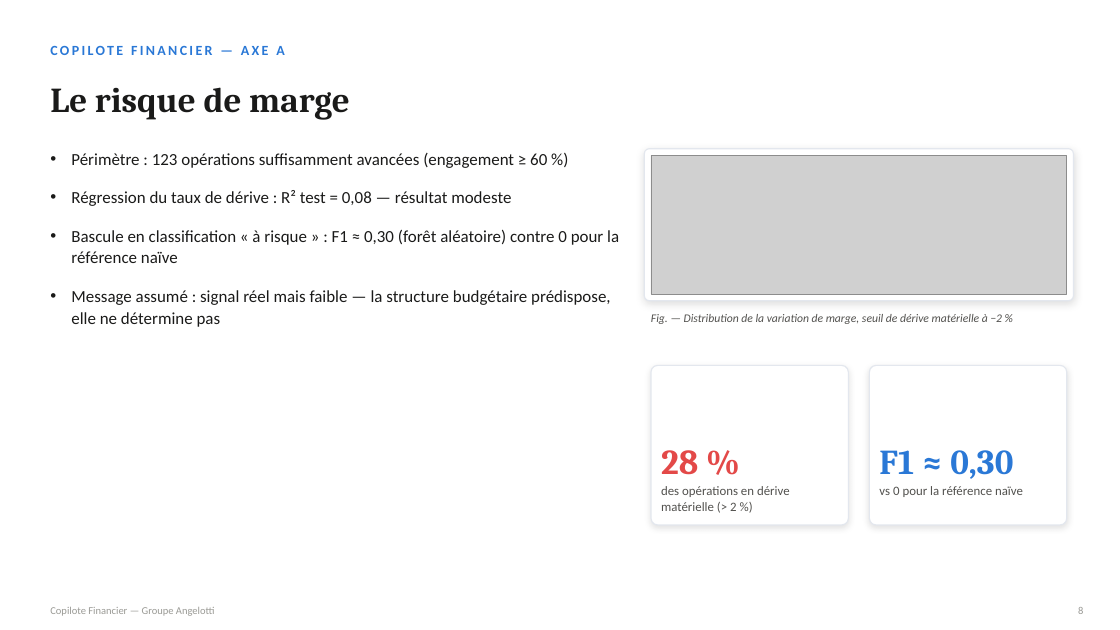
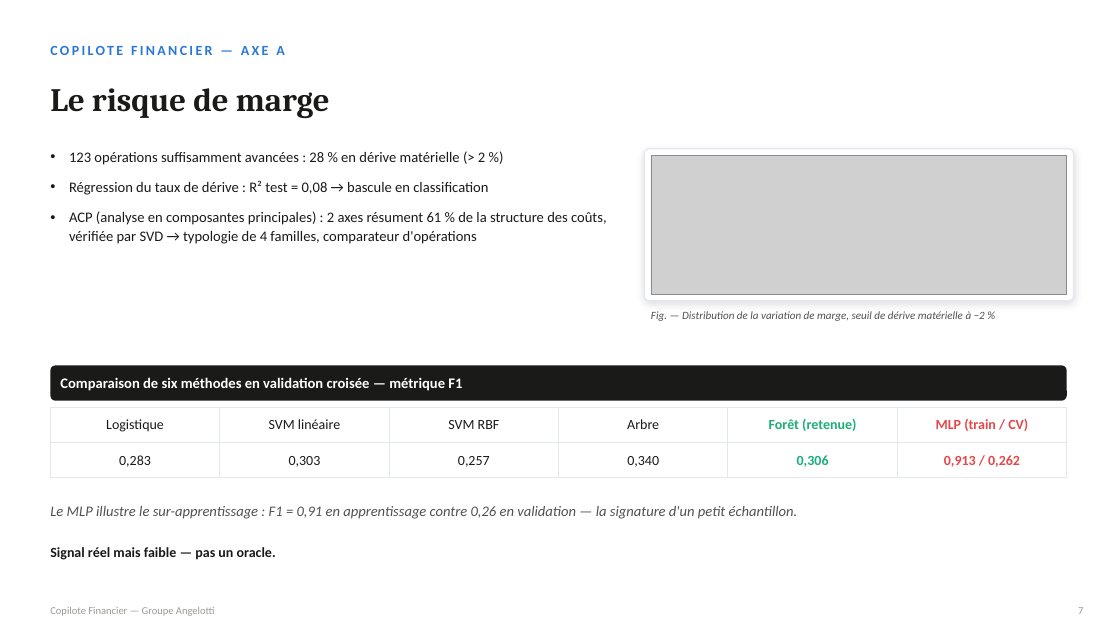
Before and after one commit to yzasmin/MemoireM2S2, a slide deck: slide 7 of soutenance_copilote_financier.pptx (slide 8 before the commit). Drawn at 1120x630 pixels with LibreOffice and Linux fonts; fonts in the diff are those of the drawing; grey boxes stand for pictures. Boxes give left, top, right and bottom in pixels: in the first picture for what was removed or moved away, otherwise in the second. Text is boxed around its words. In the diff, an @@ line names an element or a change of style, - is before the commit and + after.

```diff
--- a/soutenance_copilote_financier.pptx
+++ b/soutenance_copilote_financier.pptx
@@ text "Le risque de marge" at box(50, 88, 330, 118): size 30 to 28 pt @@
@@ text at box(69, 152, 607, 244): text changed; size 14.5 to 12.5 pt @@
-• Périmètre : 123 opérations suffisamment avancées (engagement ≥ 60 %)
-• Régression du taux de dérive : R² test = 0,08 — résultat modeste
-• Bascule en classification « à risque » : F1 ≈ 0,30 (forêt aléatoire) contre 0 pour la référence naïve
-• Message assumé : signal réel mais faible — la structure budgétaire prédispose, elle ne détermine pas
+• 123 opérations suffisamment avancées : 28 % en dérive matérielle (> 2 %)
+• Régression du taux de dérive : R² test = 0,08 → bascule en classification
+• ACP (analyse en composantes principales) : 2 axes résument 61 % de la structure des coûts, vérifiée par SVD → typologie de 4 familles, comparateur d'opérations
@@ text "Fig. — Distribution de la ..." at box(651, 311, 985, 321): size 10 to 9.5 pt @@
@@ rounded rectangle added at box(50, 365, 1067, 401), fill #1A1A19 @@
@@ text added at box(60, 377, 462, 391), 12.5 pt, text #FFFFFF, bold @@
+Comparaison de six méthodes en validation croisée — métrique F1
@@ rounded rectangle removed at box(651, 365, 849, 525) @@
@@ rounded rectangle removed at box(870, 365, 1067, 525) @@
@@ table added at box(50, 408, 1069, 479), 2 rows, 6 columns @@
+Logistique | SVM linéaire | SVM RBF | Arbre | Forêt (retenue) | MLP (train / CV)
+0,283 | 0,303 | 0,257 | 0,340 | 0,306 | 0,913 / 0,262
@@ text removed at box(661, 450, 698, 475) @@
-28 %
@@ text removed at box(879, 450, 1013, 479) @@
-F1 ≈ 0,30
@@ text added at box(50, 506, 798, 519), 12.5 pt, text #52514E, italic @@
+Le MLP illustre le sur-apprentissage : F1 = 0,91 en apprentissage contre 0,26 en validation — la signature d'un petit échantillon.
@@ text removed at box(661, 486, 790, 511) @@
-des opérations en dérive matérielle (> 2 %)
@@ text removed at box(879, 486, 1023, 497) @@
-vs 0 pour la référence naïve
@@ text added at box(50, 547, 276, 560), 12 pt, text #1A1A19, bold @@
+Signal réel mais faible — pas un oracle.
@@ text at box(1078, 607, 1083, 614): text changed @@
-8
+7
```
Also in this commit, not shown: 7 other slides changed, 4 slides added, 4 slides removed, 3 other files.
